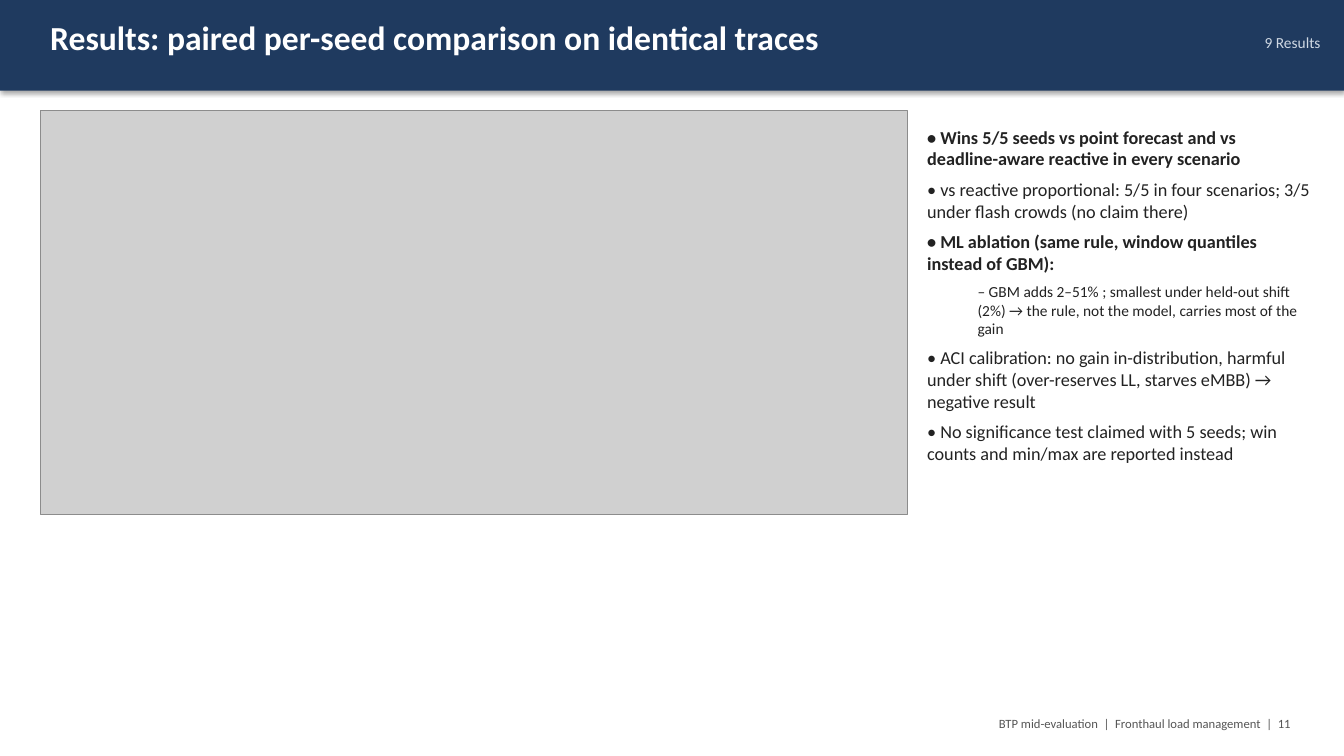
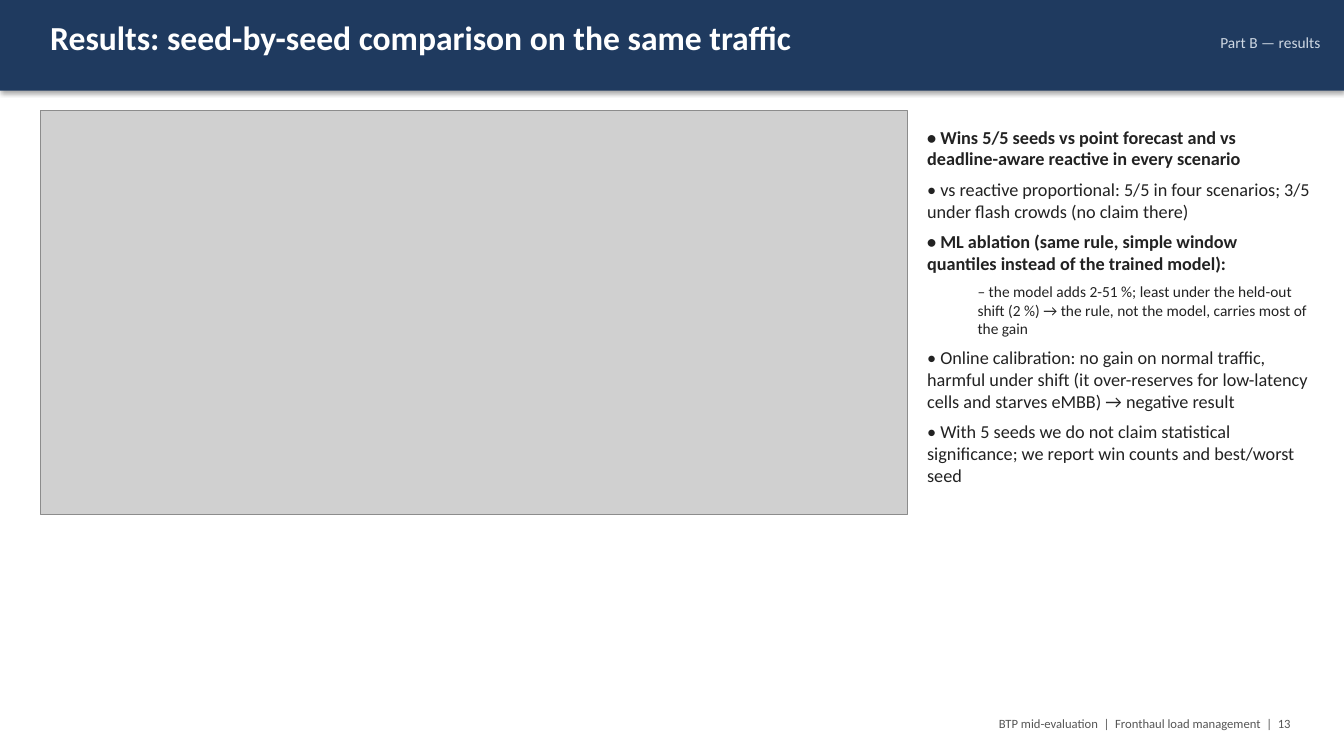
Before and after one commit to Harshvardhan-To1/BTP, a slide deck: slide 13 of docs/fhlm/BTP_midterm_fronthaul_load_management.pptx (slide 11 before the commit). Drawn at 1344x756 pixels with LibreOffice and Linux fonts; fonts in the diff are those of the drawing; grey boxes stand for pictures. Boxes give left, top, right and bottom in pixels: in the first picture for what was removed or moved away, otherwise in the second. Text is boxed around its words. In the diff, an @@ line names an element or a change of style, - is before the commit and + after.

```diff
--- a/docs/fhlm/BTP_midterm_fronthaul_load_management.pptx
+++ b/docs/fhlm/BTP_midterm_fronthaul_load_management.pptx
@@ text at (x1=50, y1=26, x2=790, y2=56): text changed @@
-Results: paired per-seed comparison on identical traces
+Results: seed-by-seed comparison on the same traffic
@@ text at (x1=1220, y1=37, x2=1321, y2=48): text changed @@
-9 Results
+Part B — results
@@ text at (x1=927, y1=234, x2=1308, y2=482): text changed @@
-• ML ablation (same rule, window quantiles instead of GBM):
-  – GBM adds 2–51% ; smallest under held-out shift (2%) → the rule, not the model, carries most of the gain
-• ACI calibration: no gain in-distribution, harmful under shift (over-reserves LL, starves eMBB) → negative result
-• No significance test claimed with 5 seeds; win counts and min/max are reported instead
+• ML ablation (same rule, simple window quantiles instead of the trained model):
+  – the model adds 2-51 %; least under the held-out shift (2 %) → the rule, not the model, carries most of the gain
+• Online calibration: no gain on normal traffic, harmful under shift (it over-reserves for low-latency cells and starves eMBB) → negative result
+• With 5 seeds we do not claim statistical significance; we report win counts and best/worst seed
@@ text at (x1=999, y1=719, x2=1291, y2=730): text changed @@
-BTP mid-evaluation | Fronthaul load management | 11
+BTP mid-evaluation | Fronthaul load management | 13
```
Also in this commit, not shown: 19 other slides changed, 4 slides added, 7 other files.
